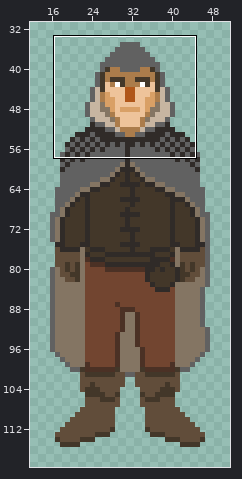
One commit to this sprite sheet: TCC_Mark_Roger/Assets/Sprites/Misterioso.png. Above, an overview of the earlier version with the close-up marked.
Close-up. Before:
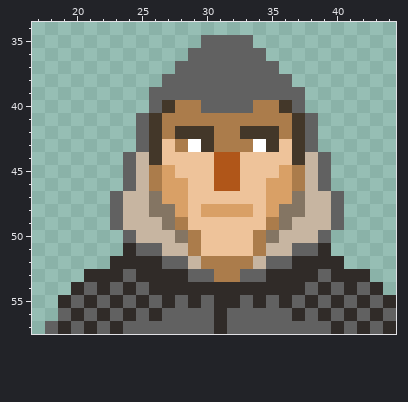
The file is 64x128 pixels. Shown: x 17..44, y 34..57. The wide view leaves out empty margins.
New version:
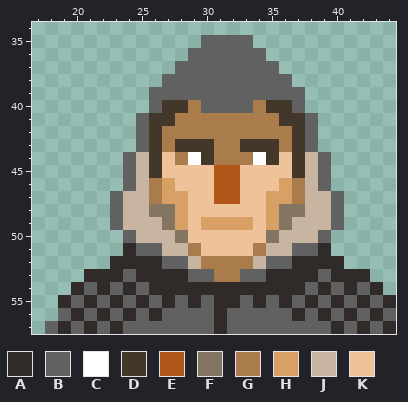
Palette (. is transparent): A #302b28  B #616161  C #ffffff  D #433729  E #b05619  F #847563  G #ab7c4b  H #d9a066  J #c7b5a1  K #eec39a
From old to new:
y 40: x 28 G -> D; x 35 G -> D
y 41: x 27 G -> D; x 36 G -> D
y 42: x 28..30 DDD -> GGG; x 33..35 DDD -> GGG
y 43: x 27..29 KGC -> GDD; x 33..34 GC -> DD; x 36 K -> G
y 44: x 28..35 KKKEEKKK -> GCDGGGCD
y 45: x 26..27 GH -> DK; x 36..37 HG -> KD
y 46: x 28 H -> K; x 35 H -> K
y 47: x 26 F -> G; x 31..32 KK -> EE; x 37 F -> G
y 48: x 30..33 HHHH -> KKKK
y 49: x 28 G -> H; x 30..33 KKKK -> HHHH; x 35 G -> H
y 50: x 29 G -> K; x 34 G -> K
